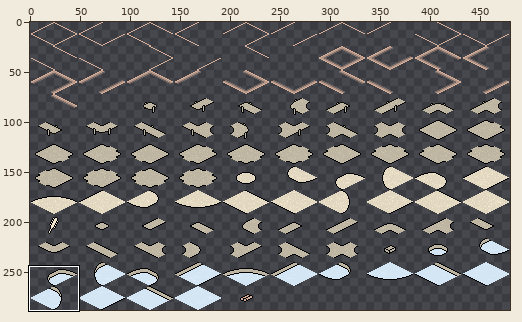
Two versions of one sprite sheet, data/gfx/paper/flat_48x24.png. Above: a wide view before the commit, with the close-up outlined.
Close-up. Before:
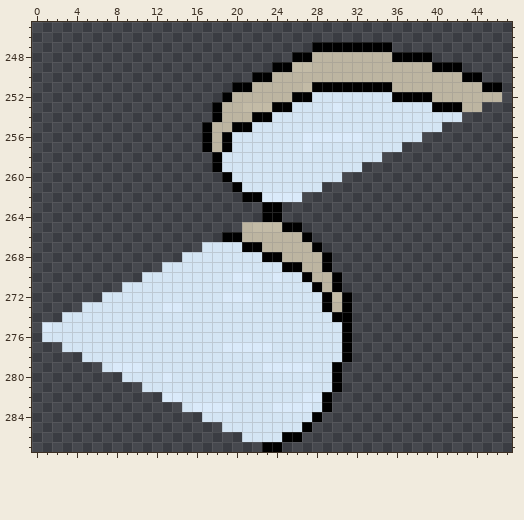
The file is 480x288 pixels. Pixels under 10% opacity are left out. Colours within 5 levels of each other are drawn and written as one. Shown: x 0..47, y 245..287. The commit also changed other parts of the picture, which this record leaves out.
After the commit:
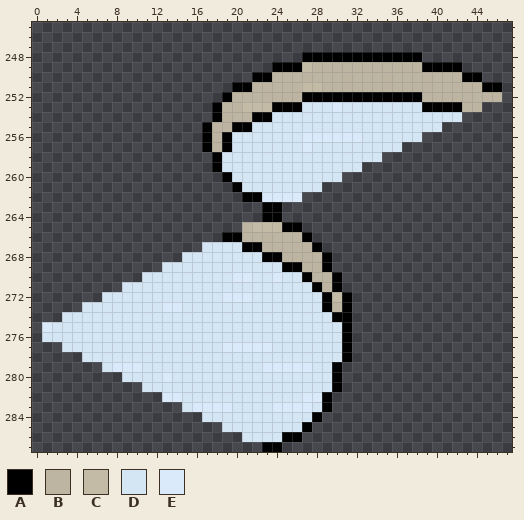
Palette (. is transparent): A #000000  B #bdb5a1  C #c3bba6  D #d4e5f4  E #daeafa
Changes in this commit:
@@ x 24..41 @@
 246 ..................
-247 ....AAAAAAAA......
-248 ..AABBBBBBBBAAAA..
-249 AACCBBBBBBBBBBBBAA
+247 ..................
+248 ...AAAAAAAAAAAA...
+249 AAACBBBBBBBBBBBAAA
 250 BBBBBBBBBBBBBBBBBB
-251 BBBCAAAAAAAABBBBBB
-252 BBAADDDDDDDDAAAABB
-253 AADDDDEDDDDDDDDDAA
+251 BBBCCBBBBBBBBBBBBB
+252 BBBAAAAAAAAAAAABBB
+253 AAADDDEDDDDDDDDAAA
 254 DDDDDDDDDDDDDDDDDD
